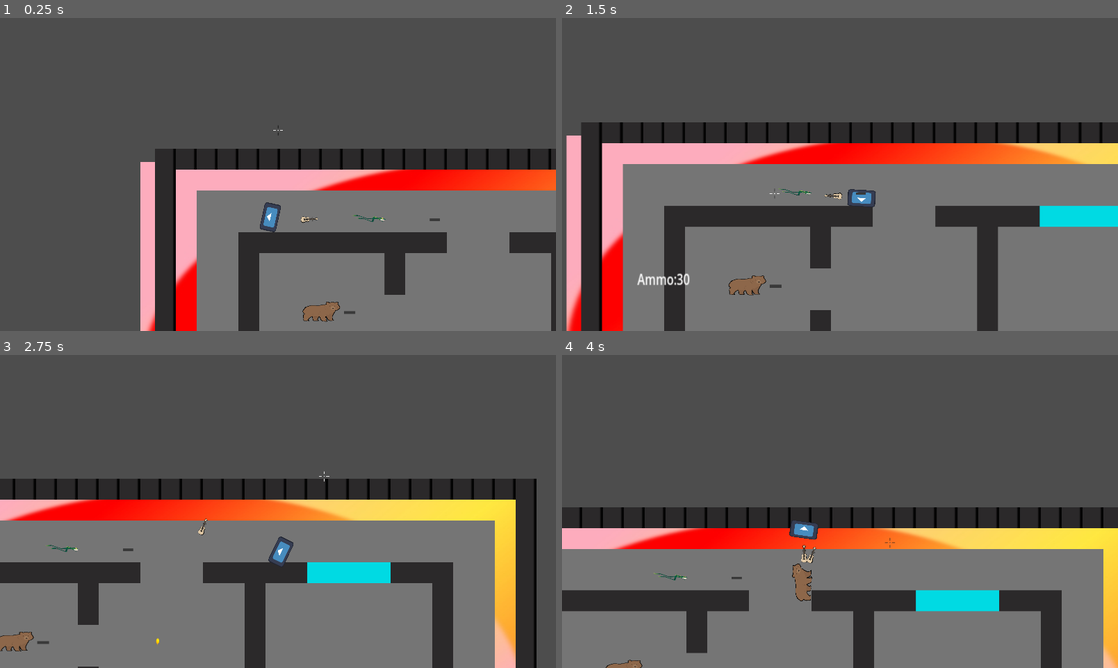
Above: before the commit, frames 1-4 (two rows, left to right).
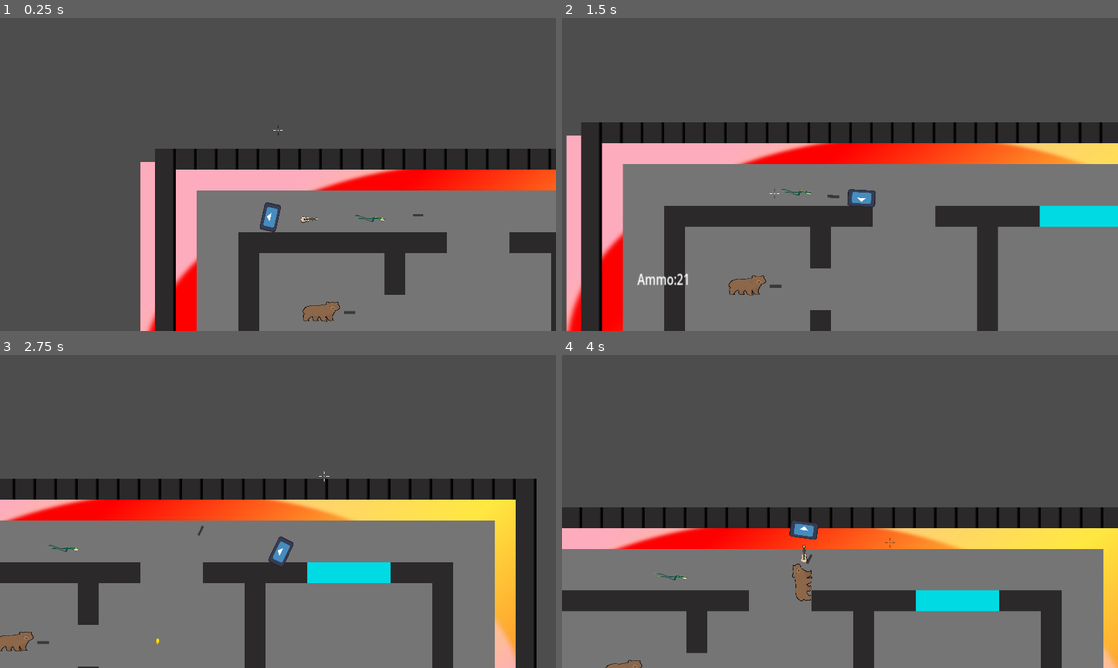
Above: after the commit, the same moments.

Repository: jceja3936/Speedial-Phoenix
Game: Godot game, scene res://scenes/Lvl1.tscn
The game is run twice, just before and just after one commit, with the same random seed, the same clock (stepped at 60 frames per second) and the same inputs. The engine's default icon, where the game draws it, is replaced by a stand-in: a white triangle on a blue panel in a dark square.
Inputs (mouse positions are in pixels of both pictures, inside the frame that each line leads up to):
- Up to frame 1 (0.25 s): no input
- Up to frame 2 (1.5 s): move the mouse to (962, 158) at 0.52 s; hold Right (Right) 0.53-1.28 s; tap Shift (Drop) at 0.6 s; tap F (Pick up) at 0.8, 1.35 s; move the mouse to (728, 190) at 1.27 s; hold S (Down) from 1.28 s (still down)
- Up to frame 3 (2.75 s): click (166, 527) at 1.55 s; tap Enter at 2 s; move the mouse to (333, 442) at 2.02 s; release S (Down) at 2.03 s; press the mouse at (333, 442) at 2.03 s; hold Right (Right) from 2.03 s (still down); tap Shift (Drop) at 2.3 s
- Up to frame 4 (4 s): move the mouse to (812, 574) at 2.77 s; release Right (Right) at 2.78 s; release the mouse at (812, 574) at 2.78 s; hold W (Up) 2.78-3.53 s; tap Shift (Drop) at 2.85 s; tap F (Pick up) at 3.05, 3.6 s; move the mouse to (1006, 558) at 3.52 s; press the mouse at (1006, 558) at 3.53 s; hold Left (Left) from 3.53 s (still down)

The runs differ from the first frame. In frame 1, less than 0.1% of the frame differs, in the area x 74-80%, y 62-65%; in frame 2, 0.1%, in the area x 20-55%, y 55-86%; in frame 3, less than 0.1%; in frame 4, less than 0.1%.

Commit message:
Melee attack ground work
Ground work for melee attack I plan on implementing later.

Diff:
--- a/speedialChicago/hun.gd
+++ b/speedialChicago/hun.gd
@@ -14,7 +14,7 @@
 
 var canFire = false
 var ammo = 10;
-var gunType = 1
+var gunType = 0
 var dammage = 100
 var fireRate = .2
 
@@ -29,10 +29,26 @@
 		ammo -= 1
 		get_node("/root/Lvl1/Camera2D/AmAm").text = "Ammo:" + str(ammo)
 
+	if Input.is_action_just_pressed("shoot") and !gunPickedUp:
+		melee()
+
 	if Input.is_action_just_pressed("Drop") and gunPickedUp:
 		dropWeapon(gunType)
 		get_node("/root/Lvl1/Camera2D/AmAm").hide()
 		update_values(0, 0)
+		gunPickedUp = false
+
+func melee():
+	var new_area = Area2D.new()
+	var new_collision = CollisionShape2D.new()
+	var new_shape = RectangleShape2D.new()
+	new_shape.extents = Vector2(20, 50)
+	new_collision.shape = new_shape
+	add_child(new_area)
+	new_area.add_child(new_collision)
+	new_area.global_position = get_parent().global_position + Vector2(80, 0).rotated(get_parent().rotation)
+	await get_tree().create_timer(0.5).timeout
+	new_area.queue_free()
 
 
 func fire() -> void:
@@ -113,7 +129,6 @@
 	get_tree().root.add_child(instance)
 
 func dropWeapon(gun: int):
-	get_parent().set("gunPickedUp", false)
 	match gun:
 		1:
 			instantiate(pistol)
--- a/speedialChicago/player.gd
+++ b/speedialChicago/player.gd
@@ -14,7 +14,6 @@
 
 var rng = RandomNumberGenerator.new()
 var playa = true
-var gunPickedUp = false
 var cameFollow = true
 
 func hit(damage: int) -> void:
@@ -58,4 +57,3 @@
 func weaponGrabbed(which: int, currentAmmo: int) -> void:
 	$hun.update_values(which, currentAmmo)
 	get_node("/root/Lvl1/Camera2D/AmAm").show()
-	gunPickedUp = true
--- a/speedialChicago/scenes/Lvl1.tscn
+++ b/speedialChicago/scenes/Lvl1.tscn
@@ -116,7 +116,7 @@
 position = Vector2(118, -207)
 
 [node name="pistol" parent="." instance=ExtResource("5_4nxgt")]
-position = Vector2(718, -202)
+position = Vector2(641, -223)
 
 [node name="shotgun" parent="." instance=ExtResource("6_8vv17")]
 position = Vector2(433, -207)
